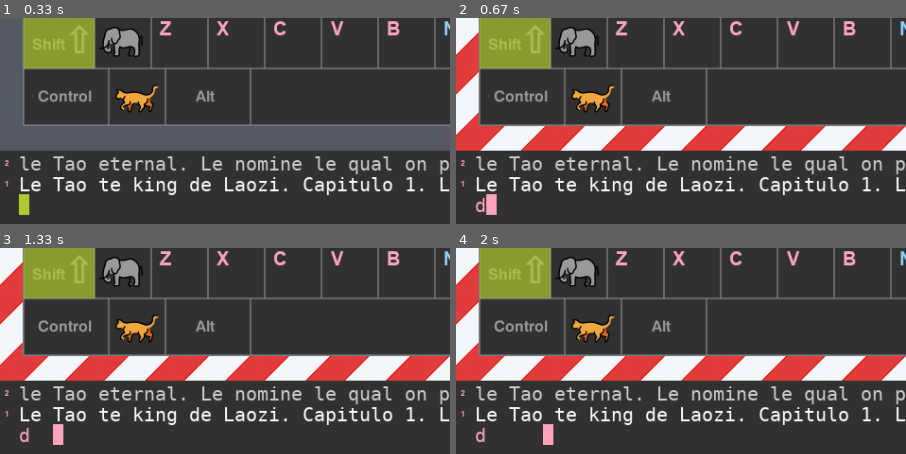
Above: before the commit, frames 1-4 (two rows, left to right).
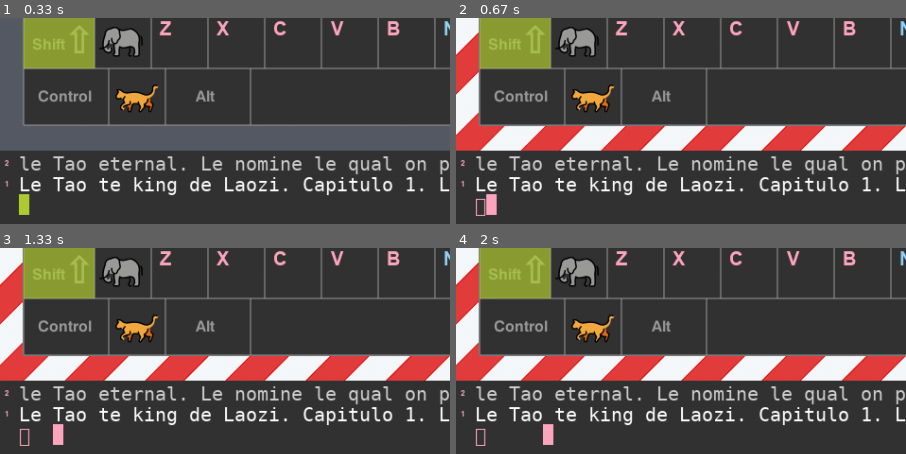
Above: after the commit, the same moments.

Repository: hietjmo/claviero-pygame
Game: pygame game, started from claviero-pygame.py
Two runs of this game, one before a commit and one after it. Both use one fixed random seed, a clock stepped at 60 frames per second and the inputs below.
Inputs:
- Up to frame 1 (0.33 s): no input
- Up to frame 2 (0.67 s): tap Enter at 0.33 s
- Up to frame 3 (1.33 s): tap Space at 0.67, 1.07 s
- Up to frame 4 (2 s): tap Space at 1.37, 1.57, 1.9 s
The pictures show only the part of the screen within x 0-50%, y 48-98%; the shares and areas given below are measured in that part.

Frame 1 is identical in both runs. In frame 2, 0.2% of the frame differs, in the area x 4-7%, y 87-97%; in frame 3, 0.2%; in frame 4, 0.2%.

Commit message:
Add files via upload

Diff:
--- a/claviero-pygame.py
+++ b/claviero-pygame.py
@@ -1,6 +1,8 @@
 
 """
 python claviero-pygame.py --ordine /pmdrfwcuygj/tlsnvqeaoik/xbzhåöä,.-/ -i texts/morse-code-mnemonics-short.txt
+
+Tested on pygame 2.5.2
 """
 
 import pygame
@@ -51,7 +53,6 @@
   def __init__(self):
     self.data = []
 
-print ("-order", args.ordine)
 
 openmojipalette = {
   'blue': '#92d3f5', 'blueshadow': '#61b2e4', 'red': '#ea5a47',
@@ -134,6 +135,7 @@
   #   order = self.order
   if args.ordine:
     order = args.ordine
+  print ("-order", order)
   ao = order.split(order[0])
   claves = (
     # number row:
@@ -610,7 +612,7 @@
 def handle_key_press (self, event):
   hw2 = event.scancode
   number = event.key
-  keyname = chr (number)
+  keyname = event.unicode
   ctrl = event.mod & pygame.KMOD_CTRL
   shift = event.mod & pygame.KMOD_SHIFT
   accept = False
@@ -644,8 +646,10 @@
   elif number == pygame.K_BACKSPACE :
     accept = True
     self.current = self.current [:-1]
-  elif hw2 in hardware_codes:
-    letter = self.keyst [hw2]
+  # elif hw2 in hardware_codes:
+  else:
+    letter = keyname
+    # letter = self.keyst [hw2]
     accept = letter != ''
     if letter in self.special and shift:
       letter = self.special [letter]
